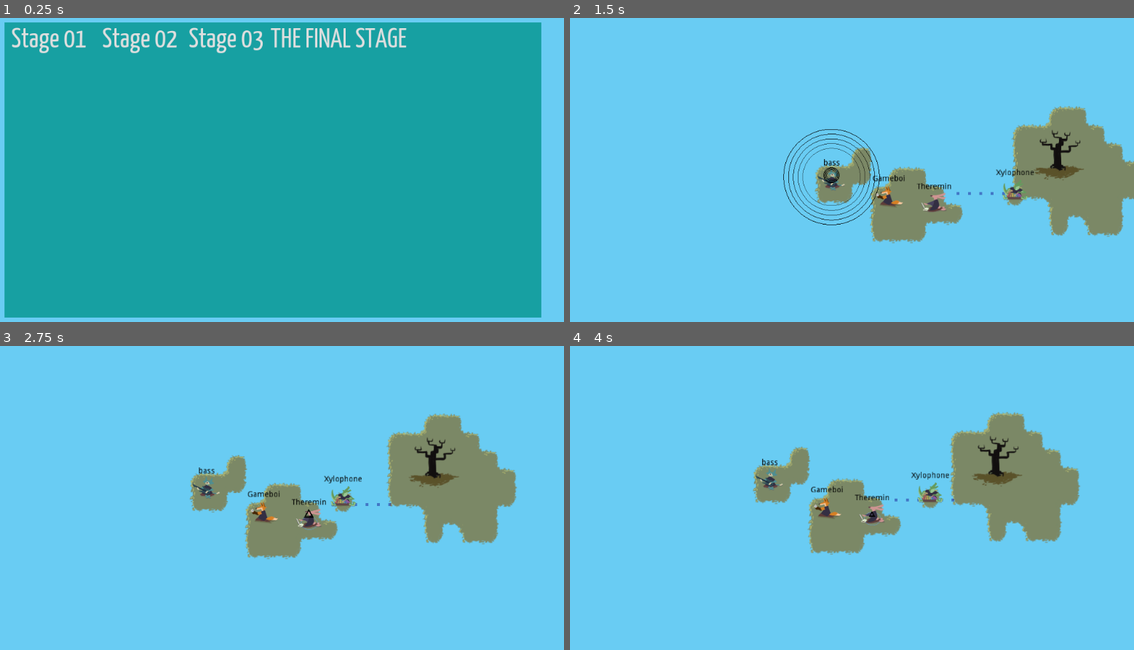
Above: before the commit, frames 1-4 (two rows, left to right).
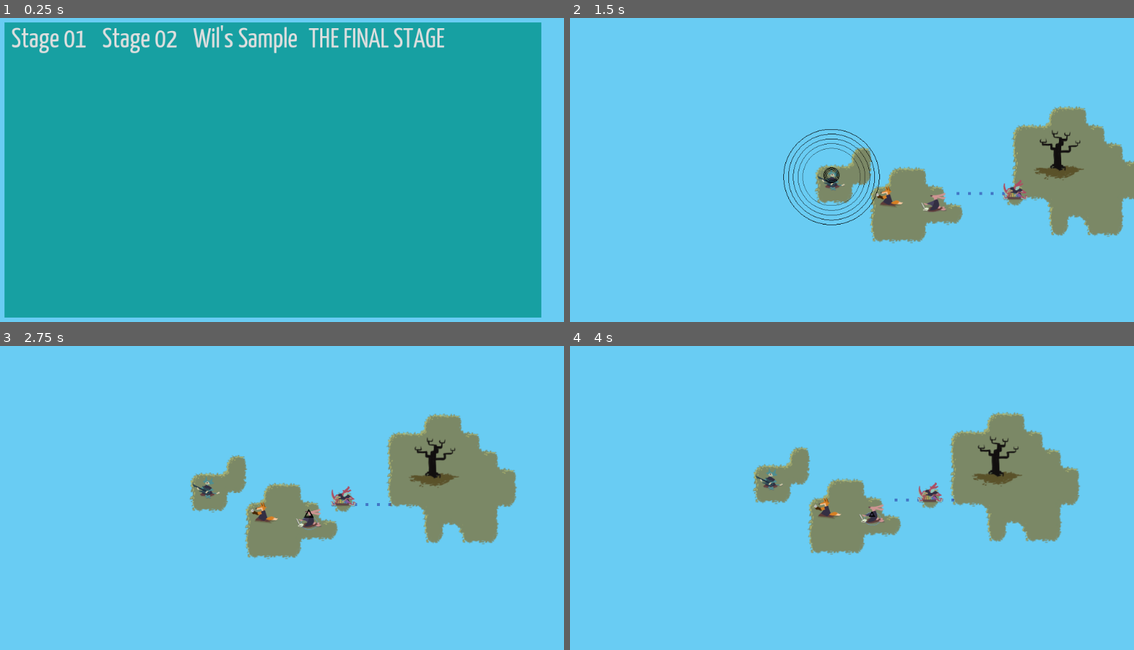
Above: after the commit, the same moments.

Repository: uspgamedev/skyjammers
Game: Godot game, scene res://menus/stage-selector/main.tscn
The game is run twice, just before and just after one commit, with the same random seed, the same clock (stepped at 60 frames per second) and the same inputs. Sound files missing from this copy of the repository are replaced by a short silence.
Inputs:
- Up to frame 1 (0.25 s): no input
- Up to frame 2 (1.5 s): click "Stage 01" at 0.5 s; tap Enter (ui_accept) at 1.25 s; hold Space (action_play) from 1.28 s (still down)
- Up to frame 3 (2.75 s): tap Enter (ui_accept) at 1.52, 2.27 s; release Space (action_play) at 2.03 s; tap Space (action_play) at 2.1 s
- Up to frame 4 (4 s): hold Space (action_play) 2.78-3.53 s; tap Space (action_play) at 3.6 s; tap Enter (ui_accept) at 3.77 s

The runs differ from the first frame. In frame 1, 1.7% of the frame differs, in the area x 33-79%, y 2-12%; in frame 2, 0.3%; in frame 3, 0.3%; in frame 4, 0.3%.

Commit message:
Removed chars labels and changed croc sprite

Diff:
--- a/game/Instruments/Bass/Bass.tscn
+++ b/game/Instruments/Bass/Bass.tscn
@@ -4,36 +4,14 @@
 
 [node name="Bass" instance=ExtResource( 1 )]
 
-[node name="Label" type="Label" parent="." index="4"]
-
-modulate = Color( 0, 0, 0, 1 )
-anchor_left = 0.0
-anchor_top = 0.0
-anchor_right = 0.0
-anchor_bottom = 0.0
-margin_left = -14.0
-margin_top = -36.0
-margin_right = 17.0
-margin_bottom = -22.0
-rect_pivot_offset = Vector2( 0, 0 )
-mouse_filter = 2
-mouse_default_cursor_shape = 0
-size_flags_horizontal = 1
-size_flags_vertical = 4
-text = "bass"
-percent_visible = 1.0
-lines_skipped = 0
-max_lines_visible = -1
-_sections_unfolded = [ "Visibility" ]
-
-[node name="Riff0" parent="." index="6"]
+[node name="Riff0" parent="." index="5"]
 
 volume_db = -8.0
 
-[node name="Riff1" parent="." index="7"]
+[node name="Riff1" parent="." index="6"]
 
 volume_db = -8.0
 
-[node name="SFX" parent="." index="8"]
+[node name="SFX" parent="." index="7"]
 
 position = Vector2( -0.323532, -0.32354 )
--- a/game/Instruments/GameBoy/Gameboy.tscn
+++ b/game/Instruments/GameBoy/Gameboy.tscn
@@ -27,36 +27,14 @@
 shape = SubResource( 1 )
 script = ExtResource( 3 )
 
-[node name="Label" type="Label" parent="." index="4"]
-
-modulate = Color( 0, 0, 0, 1 )
-anchor_left = 0.0
-anchor_top = 0.0
-anchor_right = 0.0
-anchor_bottom = 0.0
-margin_left = -28.0
-margin_top = -38.0
-margin_right = 32.0
-margin_bottom = -24.0
-rect_pivot_offset = Vector2( 0, 0 )
-mouse_filter = 2
-mouse_default_cursor_shape = 0
-size_flags_horizontal = 1
-size_flags_vertical = 4
-text = "Gameboi"
-percent_visible = 1.0
-lines_skipped = 0
-max_lines_visible = -1
-_sections_unfolded = [ "Visibility" ]
-
-[node name="Riff0" parent="." index="6"]
+[node name="Riff0" parent="." index="5"]
 
 stream = ExtResource( 4 )
 
-[node name="Riff1" parent="." index="7"]
+[node name="Riff1" parent="." index="6"]
 
 stream = ExtResource( 5 )
 
-[node name="SFX" parent="." index="8"]
+[node name="SFX" parent="." index="7"]
 
 stream = ExtResource( 6 )
--- a/game/Instruments/Theremin/Theremin.tscn
+++ b/game/Instruments/Theremin/Theremin.tscn
@@ -2,7 +2,7 @@
 
 [ext_resource path="res://Instruments/Instrument.tscn" type="PackedScene" id=1]
 [ext_resource path="res://assets/img/bunny-teremin.png" type="Texture" id=2]
-[ext_resource path="res://Instruments/Xylophone/ThereminWaveShape.gd" type="Script" id=3]
+[ext_resource path="res://Instruments/Theremin/ThereminWaveShape.gd" type="Script" id=3]
 [ext_resource path="res://assets/sound/theremin_riff.wav" type="AudioStream" id=4]
 [ext_resource path="res://assets/sound/theremin_riff2.wav" type="AudioStream" id=5]
 [ext_resource path="res://assets/sound/theremin_sfx.wav" type="AudioStream" id=6]
@@ -12,7 +12,7 @@
 custom_solver_bias = 0.0
 points = PoolVector2Array( 0, -8.5, 8.66, 6.5, -8.66, 6.5 )
 
-[node name="Theremin" index="0" instance=ExtResource( 1 )]
+[node name="Theremin" instance=ExtResource( 1 )]
 
 [node name="Sprite" parent="." index="1"]
 
@@ -24,36 +24,14 @@
 script = ExtResource( 3 )
 _sections_unfolded = [ "Transform" ]
 
-[node name="Label" type="Label" parent="." index="4"]
-
-anchor_left = 0.0
-anchor_top = 0.0
-anchor_right = 0.0
-anchor_bottom = 0.0
-margin_left = -30.0
-margin_top = -34.0
-margin_right = 31.0
-margin_bottom = -20.0
-rect_pivot_offset = Vector2( 0, 0 )
-mouse_filter = 2
-mouse_default_cursor_shape = 0
-size_flags_horizontal = 1
-size_flags_vertical = 4
-custom_colors/font_color = Color( 0, 0, 0, 1 )
-text = "Theremin"
-percent_visible = 1.0
-lines_skipped = 0
-max_lines_visible = -1
-_sections_unfolded = [ "custom_colors" ]
-
-[node name="Riff0" parent="." index="6"]
+[node name="Riff0" parent="." index="5"]
 
 stream = ExtResource( 4 )
 
-[node name="Riff1" parent="." index="7"]
+[node name="Riff1" parent="." index="6"]
 
 stream = ExtResource( 5 )
 
-[node name="SFX" parent="." index="8"]
+[node name="SFX" parent="." index="7"]
 
 stream = ExtResource( 6 )
--- a/game/Instruments/Xylophone/Xylophone.tscn
+++ b/game/Instruments/Xylophone/Xylophone.tscn
@@ -23,36 +23,14 @@
 shape = SubResource( 1 )
 script = ExtResource( 3 )
 
-[node name="Label" type="Label" parent="." index="4"]
-
-anchor_left = 0.0
-anchor_top = 0.0
-anchor_right = 0.0
-anchor_bottom = 0.0
-margin_left = -33.0
-margin_top = -36.0
-margin_right = 34.0
-margin_bottom = -22.0
-rect_pivot_offset = Vector2( 0, 0 )
-mouse_filter = 2
-mouse_default_cursor_shape = 0
-size_flags_horizontal = 1
-size_flags_vertical = 4
-custom_colors/font_color = Color( 0, 0, 0, 1 )
-text = "Xylophone"
-percent_visible = 1.0
-lines_skipped = 0
-max_lines_visible = -1
-_sections_unfolded = [ "custom_colors" ]
-
-[node name="Riff0" parent="." index="6"]
+[node name="Riff0" parent="." index="5"]
 
 stream = ExtResource( 4 )
 
-[node name="Riff1" parent="." index="7"]
+[node name="Riff1" parent="." index="6"]
 
 stream = ExtResource( 5 )
 
-[node name="SFX" parent="." index="8"]
+[node name="SFX" parent="." index="7"]
 
 stream = ExtResource( 6 )
--- a/game/menus/stage-selector/main.tscn
+++ b/game/menus/stage-selector/main.tscn
@@ -1,12 +1,12 @@
 [gd_scene load_steps=8 format=2]
 
-[ext_resource path="res://menus/theme.tres" type="Theme" id=1]
-[ext_resource path="res://menus/stage-selector/button.tscn" type="PackedScene" id=2]
-[ext_resource path="res://stages/stage01.tscn" type="PackedScene" id=3]
-[ext_resource path="res://stages/stage02.tscn" type="PackedScene" id=4]
-[ext_resource path="res://stages/stage03.tscn" type="PackedScene" id=5]
+[ext_resource path="res://menus/stage-selector/StageSelector.gd" type="Script" id=1]
+[ext_resource path="res://menus/theme.tres" type="Theme" id=2]
+[ext_resource path="res://menus/stage-selector/button.tscn" type="PackedScene" id=3]
+[ext_resource path="res://stages/stage01.tscn" type="PackedScene" id=4]
+[ext_resource path="res://stages/sample/sample.tscn" type="PackedScene" id=5]
 [ext_resource path="res://test/TheFinalStage.tscn" type="PackedScene" id=6]
-[ext_resource path="res://menus/title_screen.ogg" type="AudioStream" id=7]
+[ext_resource path="res://audio/AudioManager.tscn" type="PackedScene" id=7]
 
 [node name="StageSelector" type="Control"]
 
@@ -19,6 +19,7 @@
 mouse_default_cursor_shape = 0
 size_flags_horizontal = 1
 size_flags_vertical = 1
+script = ExtResource( 1 )
 _sections_unfolded = [ "Anchor", "Margin" ]
 
 [node name="Panel" type="Panel" parent="." index="0"]
@@ -60,7 +61,7 @@
 anchor_top = 0.0
 anchor_right = 0.0
 anchor_bottom = 0.0
-margin_right = 711.0
+margin_right = 778.0
 margin_bottom = 72.0
 rect_pivot_offset = Vector2( 0, 0 )
 mouse_filter = 1
@@ -70,35 +71,29 @@
 alignment = 0
 _sections_unfolded = [ "Anchor", "Margin" ]
 
-[node name="Button" parent="Panel/VBoxContainer/GridContainer" index="0" instance=ExtResource( 2 )]
+[node name="Button" parent="Panel/VBoxContainer/GridContainer" index="0" instance=ExtResource( 3 )]
 
-stage_scene = ExtResource( 3 )
+stage_scene = ExtResource( 4 )
 
-[node name="Button2" parent="Panel/VBoxContainer/GridContainer" index="1" instance=ExtResource( 2 )]
+[node name="Button2" parent="Panel/VBoxContainer/GridContainer" index="1" instance=ExtResource( 3 )]
 
 margin_left = 160.0
 margin_right = 316.0
 text = " Stage 02 "
 stage_scene = ExtResource( 4 )
 
-[node name="Button3" parent="Panel/VBoxContainer/GridContainer" index="2" instance=ExtResource( 2 )]
+[node name="Button3" parent="Panel/VBoxContainer/GridContainer" index="2" instance=ExtResource( 3 )]
 
 margin_left = 320.0
-margin_right = 460.0
-text = "Stage 03"
+margin_right = 527.0
+text = " Wil's Sample "
 stage_scene = ExtResource( 5 )
 
-[node name="Button4" parent="Panel/VBoxContainer/GridContainer" index="3" instance=ExtResource( 2 )]
+[node name="Button4" parent="Panel/VBoxContainer/GridContainer" index="3" instance=ExtResource( 3 )]
 
-margin_left = 464.0
-margin_right = 711.0
+margin_left = 531.0
+margin_right = 778.0
 text = "THE FINAL STAGE"
 stage_scene = ExtResource( 6 )
 
-[node name="AudioStreamPlayer" type="AudioStreamPlayer" parent="." index="1"]
-
-stream = ExtResource( 7 )
-volume_db = 0.0
-autoplay = true
-mix_target = 0
-bus = "Master"
+[node name="AudioManager" parent="." index="1" instance=ExtResource( 7 )]
Renamed: game/Instruments/Xylophone/ThereminWaveShape.gd -> game/Instruments/Theremin/ThereminWaveShape.gd
Binary file changed: game/assets/img/croc-xylo.png
Not shown, changed: game/assets/img/croc-xylo.png.import
Not shown: 1 places in game/menus/stage-selector/main.tscn that only renumber resources
